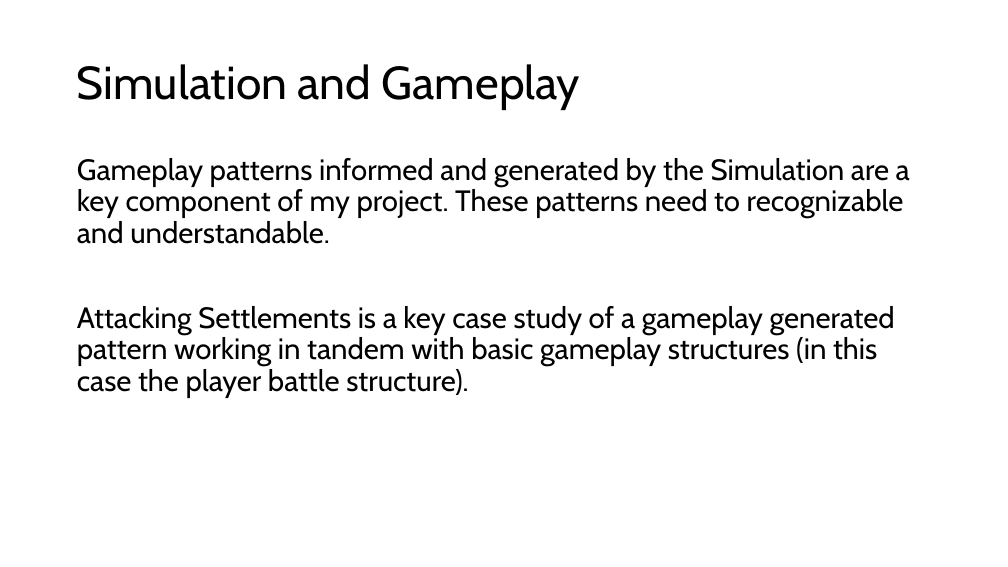
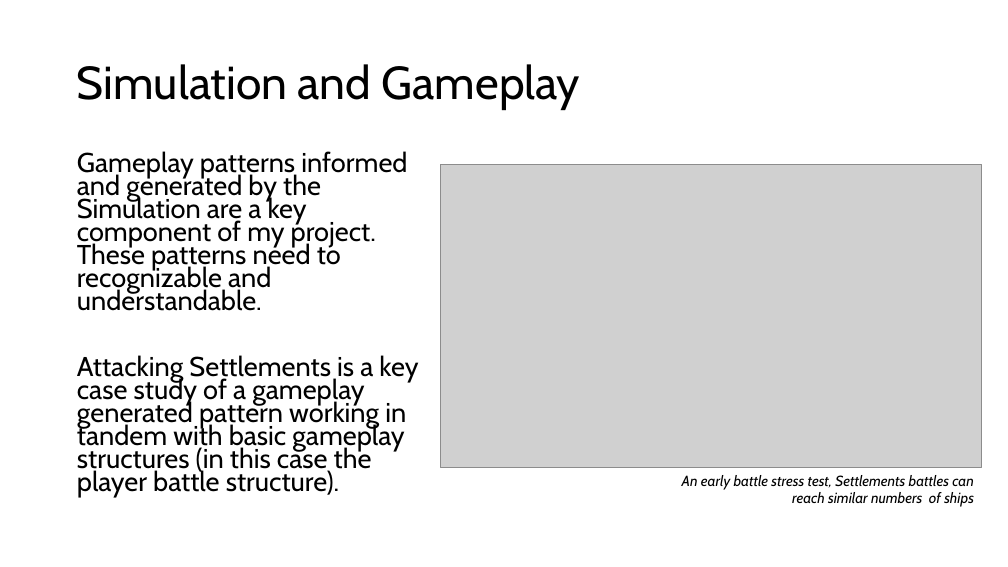
Before and after one commit to AlexanderNoles/FinalYearProject, a slide deck: slide 12 of Writing/FYP-Presentation.pptx. Drawn at 1008x567 pixels with LibreOffice and Linux fonts; fonts in the diff are those of the drawing; grey boxes stand for pictures. Boxes give left, top, right and bottom in pixels: in the first picture for what was removed or moved away, otherwise in the second. Text is boxed around its words. In the diff, an @@ line names an element or a change of style, - is before the commit and + after.

```diff
--- a/Writing/FYP-Presentation.pptx
+++ b/Writing/FYP-Presentation.pptx
@@ text "Gameplay patterns informed and generated ..." at bbox=[77, 151, 418, 497]: size 28 to 25.9 pt; line spacing 0.9 to 0.7 @@
@@ picture added at bbox=[441, 164, 982, 468] @@
@@ text added at bbox=[682, 475, 974, 507], 14 pt, text #000000, italic @@
+An early battle stress test, Settlements battles can reach similar numbers of ships
```
Also in this commit, not shown: 3 other slides changed, 1 slide removed.
